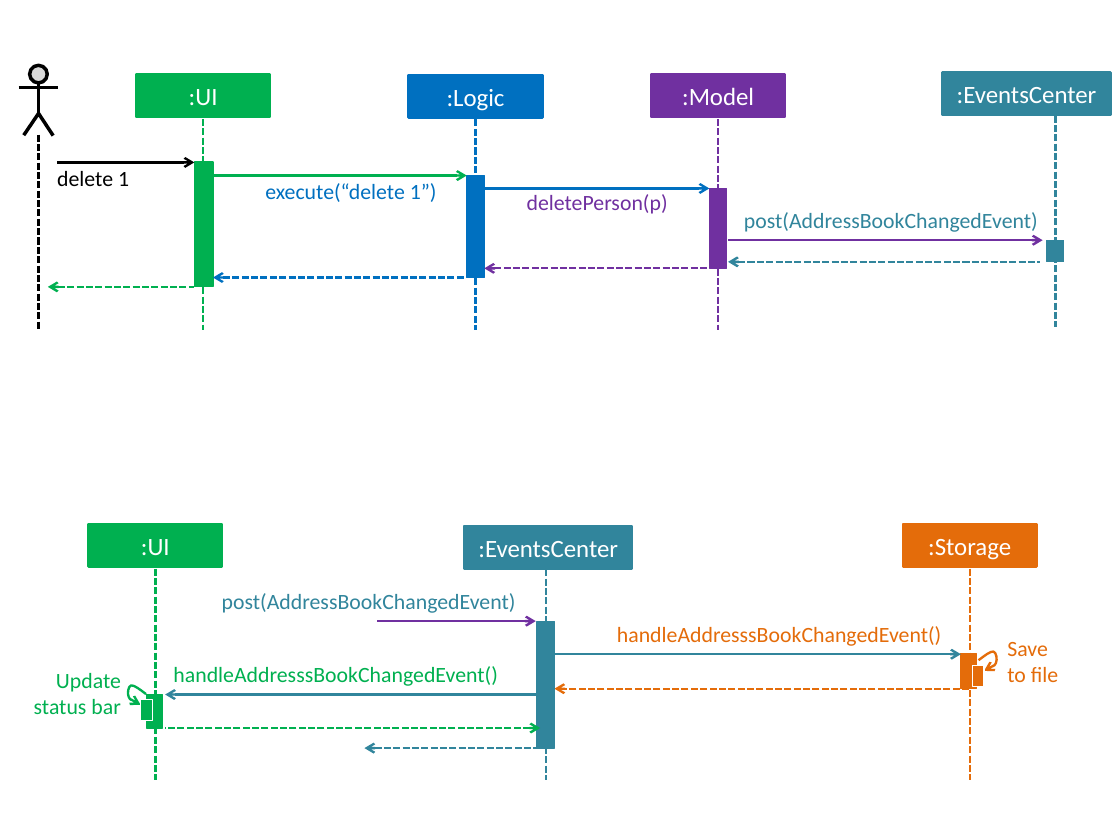
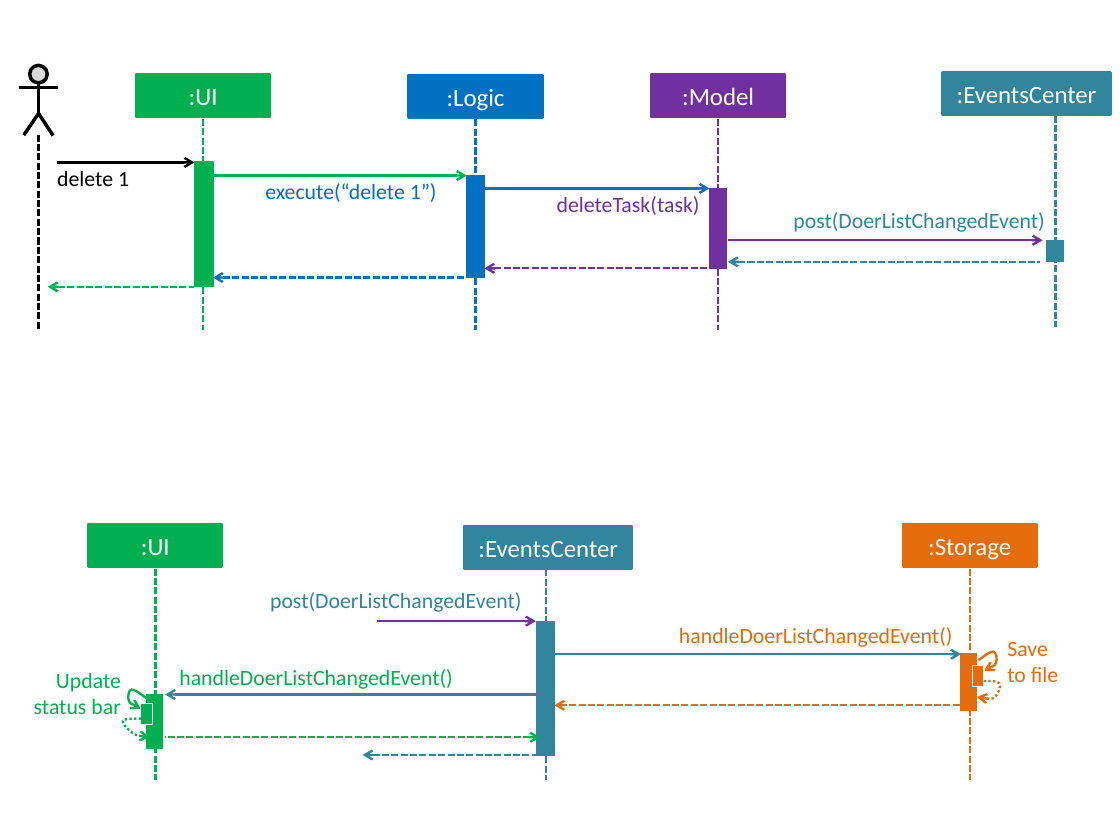
Before and after one commit to unusep/main, a slide deck: slide 3 of docs/diagrams/Diagrams.pptx. Drawn at 1120x840 pixels with LibreOffice and Linux fonts; fonts in the diff are those of the drawing. Boxes give left, top, right and bottom in pixels: in the first picture for what was removed or moved away, otherwise in the second. Text is boxed around its words. In the diff, an @@ line names an element or a change of style, - is before the commit and + after.

```diff
--- a/docs/diagrams/Diagrams.pptx
+++ b/docs/diagrams/Diagrams.pptx
@@ text at [557, 196, 700, 215]: text changed @@
-deletePerson(p)
+deleteTask(task)
@@ text at [793, 212, 1044, 232]: text changed @@
-post(AddressBookChangedEvent)
+post(DoerListChangedEvent)
@@ text at [270, 592, 521, 612]: text changed @@
-post(AddressBookChangedEvent)
+post(DoerListChangedEvent)
@@ rectangle: place and size @@
-rectangle at [538, 622, 556, 748]
+rectangle at [538, 622, 556, 756]
@@ text at [679, 627, 953, 650]: text changed @@
-handleAddresssBookChangedEvent()
+handleDoerListChangedEvent()
@@ rectangle: place and size @@
-rectangle at [961, 654, 977, 689]
+rectangle at [961, 654, 977, 711]
@@ text at [179, 669, 453, 689]: text changed @@
-handleAddresssBookChangedEvent()
+handleDoerListChangedEvent()
@@ freeform shape added at [974, 678, 1001, 701], outline #E46C0A 1.5 pt dashed @@
@@ freeform shape added at [122, 719, 149, 738], outline #00B050 1.5 pt dashed @@
@@ rectangle: place and size @@
-rectangle at [147, 694, 162, 728]
+rectangle at [147, 694, 162, 748]
@@ arrow moved from (969, 689) - (554, 689) to (969, 706) - (554, 706) @@
@@ arrow moved from (540, 728) - (166, 728) to (540, 737) - (165, 737) @@
@@ 1 rectangle, 1 freeform shape, 1 arrow: place and size @@
-1 rectangle, 1 freeform shape, 1 arrow at [123, 683, 542, 748]
+1 rectangle, 1 freeform shape, 1 arrow at [124, 686, 540, 755]
```
Also in this commit, not shown: 6 other files.
